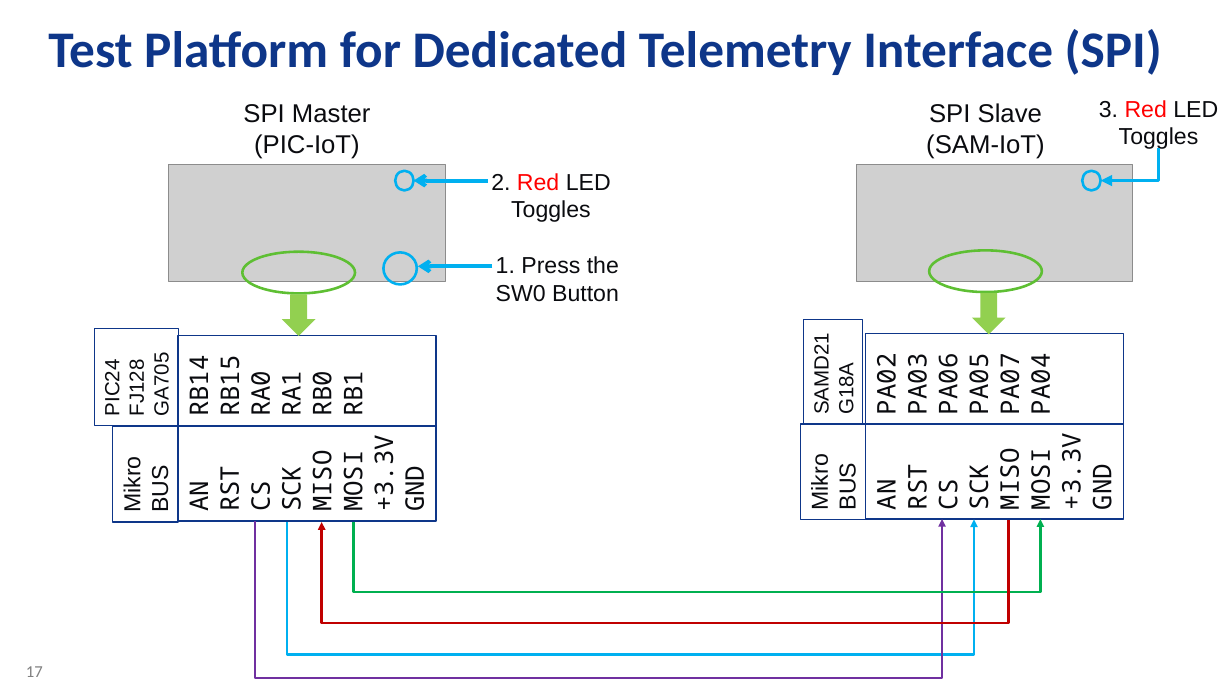
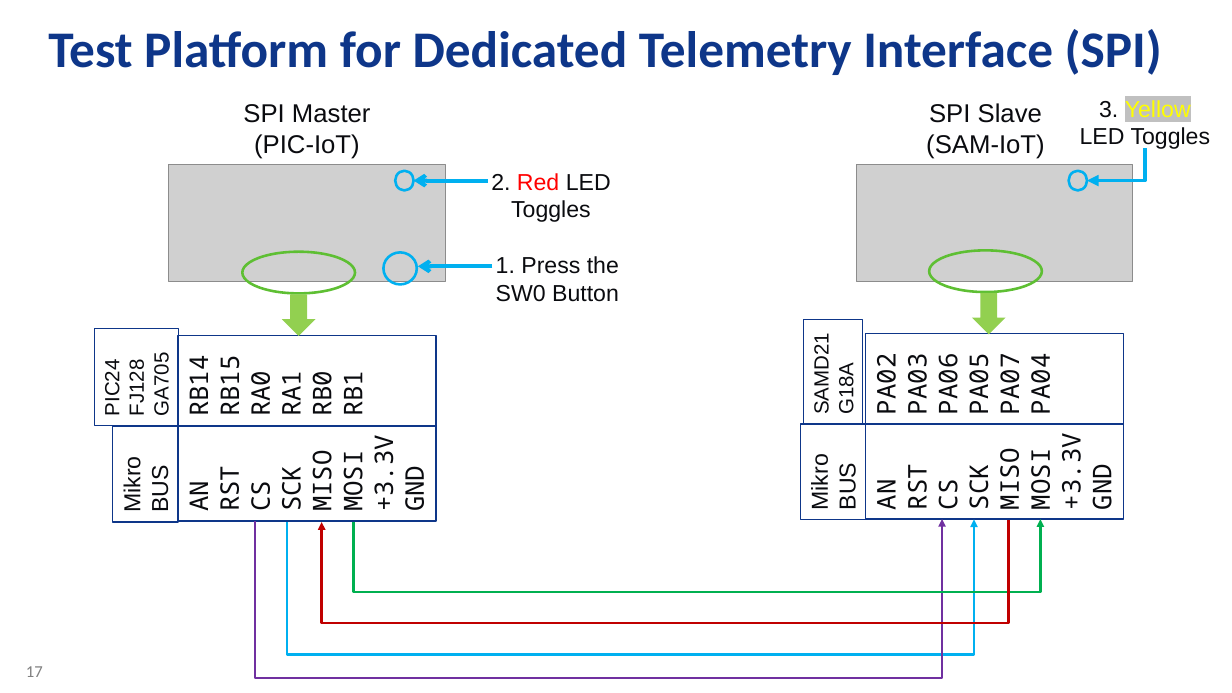
Before and after one commit to Azure-Samples/Microchip-SAM-IoT-Wx, a slide deck: slide 17 of AO-Smith-MSFT-MCHP-r6.pptx. Drawn at 1232x693 pixels with LibreOffice and Linux fonts; fonts in the diff are those of the drawing; grey boxes stand for pictures; background and template pictures are left out. Boxes give left, top, right and bottom in pixels: in the first picture for what was removed or moved away, otherwise in the second. Text is boxed around its words. In the diff, an @@ line names an element or a change of style, - is before the commit and + after.

```diff
--- a/AO-Smith-MSFT-MCHP-r6.pptx
+++ b/AO-Smith-MSFT-MCHP-r6.pptx
@@ text at bbox=[1080, 100, 1211, 150]: text changed @@
-3. Red LED Toggles
+3. Yellow LED Toggles
@@ elbow arrow moved from (1159, 149) - (1101, 180) to (1145, 149) - (1087, 180) @@
@@ ellipse: place and size @@
-ellipse at bbox=[1082, 171, 1101, 190]
+ellipse at bbox=[1068, 171, 1087, 190]
```
Also in this commit, not shown: 1 other slide changed, 2 slides added, 14 other files.
